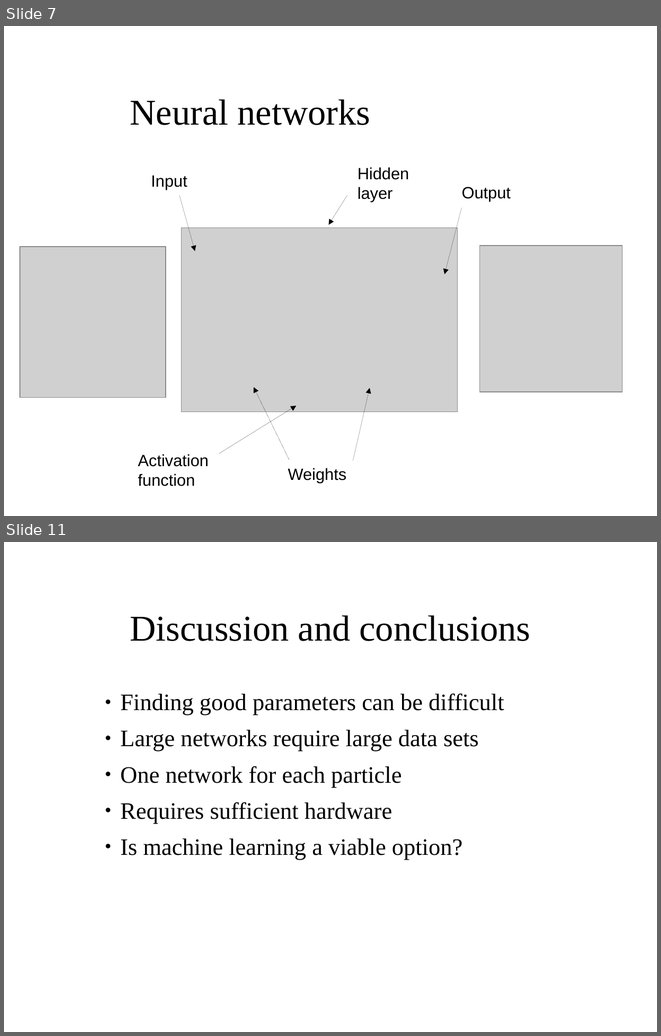
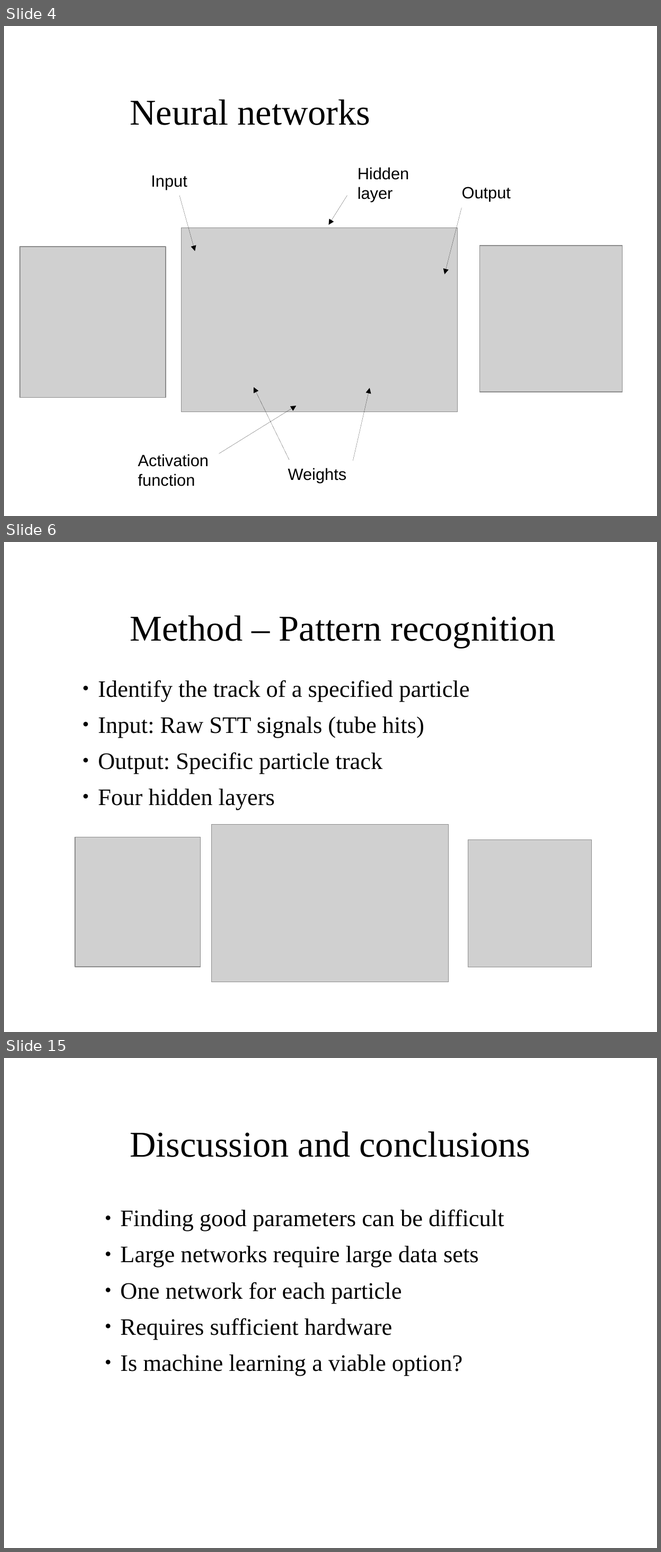
Before and after one commit to aaaaarvi/Projektarbete17, a slide deck: presentation/presentation.odp. Shown one above the other, each under a label of ours: slides 7 and 11 before the commit, slides 4, 6 and 15 after it; the slides between them are not shown. The pictures are 661x1036 and 661x1552 pixels, drawn with LibreOffice and Linux fonts; fonts in the diff are those of the drawing; grey boxes stand for pictures; background and template pictures are left out. Boxes give left, top, right and bottom in pixels: in the first picture for what was removed or moved away, otherwise in the second. Text is boxed around its words. In the diff, an @@ line names an element or a change of style, - is before the commit and + after.

```diff
--- a/presentation/presentation.odp
+++ b/presentation/presentation.odp
@@ slide 6 added at [4,542,657,1032], background picture (left out) @@
@@ title added at [130,615,555,647], 40 pt, text #000000 @@
+Method – Pattern recognition
@@ text added at [98,680,469,810], 26 pt, text #000000 @@
+● Identify the track of a specified particle
+● Input: Raw STT signals (tube hits)
+● Output: Specific particle track
+● Four hidden layers
@@ picture added at [212,824,449,981] @@
@@ picture added at [75,837,201,967] @@
@@ picture added at [468,840,591,967] @@
@@ what was slide 7 is now slide 4 @@
@@ what was slide 11 is now slide 15 @@
```
Also in this commit, not shown: 11 other slides added, 8 slides removed, 6 other files.
